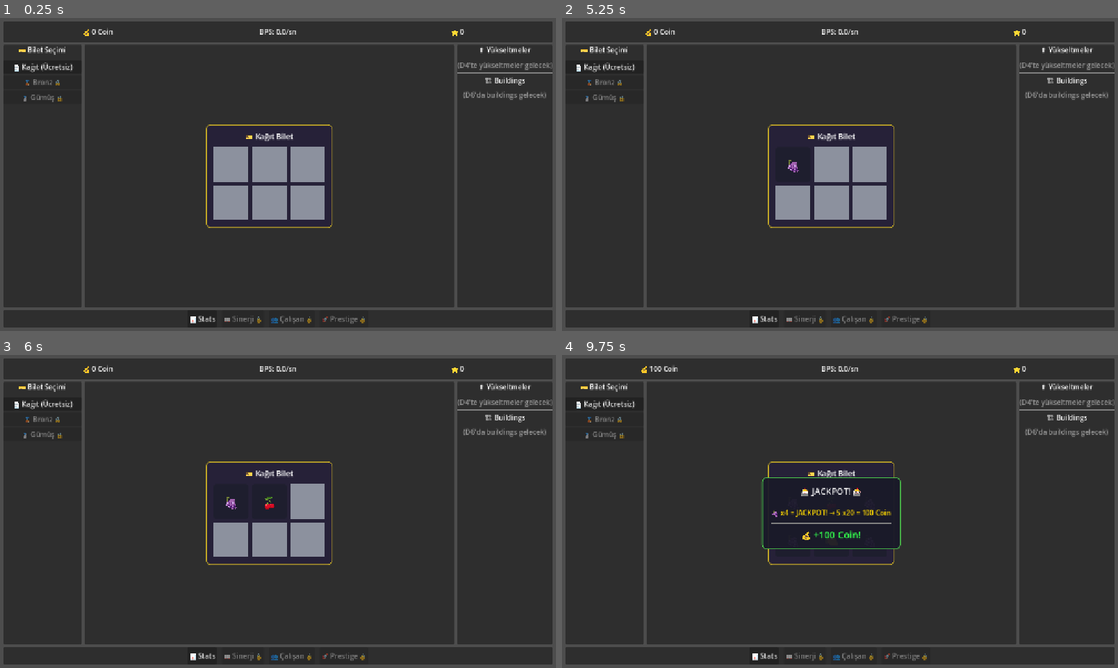
Above: before the commit, frames 1-4 (two rows, left to right).
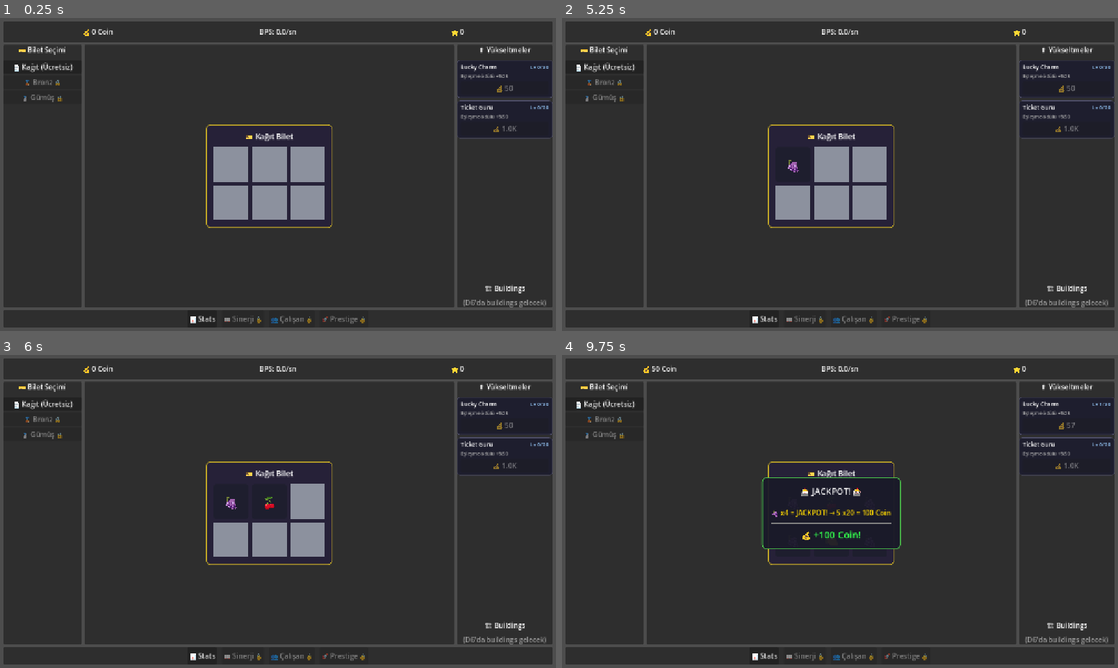
Above: after the commit, the same moments.

Repository: BYGGOLDENSTONE/scratch-and-rise
Game: Godot game, scene res://scenes/main/Main.tscn
The game is run twice, just before and just after one commit, with the same random seed, the same clock (stepped at 60 frames per second) and the same inputs.
Inputs (mouse positions are in pixels of both pictures, inside the frame that each line leads up to):
- Up to frame 1 (0.25 s): no input
- Up to frame 2 (5.25 s): click "📄 Kağıt (Ücretsiz)" at 0.5 s; click "📊 Stats" at 1.25 s; click "📄 Kağıt (Ücretsiz)" at 2 s; click "📊 Stats" at 2.75 s; click "📄 Kağıt (Ücretsiz)" at 3.5 s; click "📊 Stats" at 4.25 s; tap Enter at 5 s; drag from (795, 165) to (895, 105) at 5.02 s
- Up to frame 3 (6 s): tap Space at 5.75 s; drag from (266, 502) to (250, 574) at 5.77 s
- Up to frame 4 (9.75 s): tap Enter at 6.5, 8 s; move the mouse to (867, 502) at 6.52 s; click (867, 502) at 6.67 s; tap Space at 7.25, 8.75 s; drag from (795, 539) to (673, 464) at 7.27 s; drag from (828, 539) to (867, 511) at 8.02 s; drag from (867, 539) to (756, 433) at 8.77 s; click (1067, 423) at 9.5 s, where only the run after the commit has a clickable "💰 50"

The runs differ from the first frame. In frame 1, 1.3% of the frame differs, in the area x 82-100%, y 13-93%; in frame 2, 1.3%; in frame 3, 1.3%; in frame 4, 1.4%, in the area x 14-100%, y 3-93%.

Commit message:
[D4] Yükseltme sistemi: Lucky Charm & Ticket Guru, bonus çarpanı
- UpgradeData: yükseltme verileri (scratch devre dışı, sadece match bonusları aktif)
- UpgradeButton component: seviye/maliyet gösterimi, satın alma, coin kontrolü
- GameState: match_bonus_pct, recalculate_upgrades() eklendi
- Eşleşme sonucunda bonus çarpanı uygulanıyor (⬆ Bonus satırı)
- Sağ panel: ScrollContainer + dinamik yükseltme kartları
- Save/Load yükseltme seviyelerini koruyor

Co-Authored-By: Claude Opus 4.6 <noreply@anthropic.com>

Diff:
--- a/scenes/main/Main.tscn
+++ b/scenes/main/Main.tscn
@@ -130,11 +130,16 @@
 [node name="Sep" type="HSeparator" parent="UILayer/UIRoot/VBox/ContentArea/RightPanel/VBox"]
 layout_mode = 2
 
-[node name="UpgradePlaceholder" type="Label" parent="UILayer/UIRoot/VBox/ContentArea/RightPanel/VBox"]
+[node name="UpgradeScroll" type="ScrollContainer" parent="UILayer/UIRoot/VBox/ContentArea/RightPanel/VBox"]
+unique_name_in_owner = true
 layout_mode = 2
-text = "(D4'te yükseltmeler gelecek)"
-horizontal_alignment = 1
-modulate = Color(1, 1, 1, 0.5)
+size_flags_vertical = 3
+
+[node name="UpgradeList" type="VBoxContainer" parent="UILayer/UIRoot/VBox/ContentArea/RightPanel/VBox/UpgradeScroll"]
+unique_name_in_owner = true
+layout_mode = 2
+size_flags_horizontal = 3
+theme_override_constants/separation = 6
 
 [node name="Sep2" type="HSeparator" parent="UILayer/UIRoot/VBox/ContentArea/RightPanel/VBox"]
 layout_mode = 2
--- /dev/null
+++ b/scenes/ui/UpgradeButton.tscn
@@ -0,0 +1,52 @@
+[gd_scene load_steps=3 format=3]
+
+[ext_resource type="Script" path="res://scripts/ui/upgrade_button.gd" id="1"]
+
+[sub_resource type="StyleBoxFlat" id="upgrade_bg"]
+bg_color = Color(0.12, 0.12, 0.18, 1)
+border_width_left = 1
+border_width_top = 1
+border_width_right = 1
+border_width_bottom = 1
+border_color = Color(0.3, 0.3, 0.4, 1)
+corner_radius_top_left = 6
+corner_radius_top_right = 6
+corner_radius_bottom_right = 6
+corner_radius_bottom_left = 6
+
+[node name="UpgradeButton" type="PanelContainer"]
+script = ExtResource("1")
+theme_override_styles/panel = SubResource("upgrade_bg")
+
+[node name="Margin" type="MarginContainer" parent="."]
+layout_mode = 2
+theme_override_constants/margin_left = 8
+theme_override_constants/margin_top = 6
+theme_override_constants/margin_right = 8
+theme_override_constants/margin_bottom = 6
+
+[node name="VBox" type="VBoxContainer" parent="Margin"]
+layout_mode = 2
+theme_override_constants/separation = 4
+
+[node name="Header" type="HBoxContainer" parent="Margin/VBox"]
+layout_mode = 2
+
+[node name="NameLabel" type="Label" parent="Margin/VBox/Header"]
+layout_mode = 2
+size_flags_horizontal = 3
+theme_override_font_sizes/font_size = 13
+
+[node name="LevelLabel" type="Label" parent="Margin/VBox/Header"]
+layout_mode = 2
+theme_override_font_sizes/font_size = 12
+theme_override_colors/font_color = Color(0.6, 0.8, 1, 1)
+
+[node name="DescLabel" type="Label" parent="Margin/VBox"]
+layout_mode = 2
+theme_override_font_sizes/font_size = 11
+theme_override_colors/font_color = Color(0.7, 0.7, 0.7, 1)
+
+[node name="BuyBtn" type="Button" parent="Margin/VBox"]
+layout_mode = 2
+custom_minimum_size = Vector2(0, 28)
--- a/scripts/autoload/game_state.gd
+++ b/scripts/autoload/game_state.gd
@@ -17,7 +17,10 @@
 var total_coins_earned: int = 0
 
 # --- Kazıma ---
-var scratch_power: int = 1  # Tıklama başına kazınan alan sayısı
+var scratch_power: int = 1  # Tıklama başına kazınan alan sayısı (hesaplanmış)
+
+# --- Yükseltme Bonusları (hesaplanmış) ---
+var match_bonus_pct: float = 0.0  # Eşleşme ödülü bonus yüzdesi
 
 # --- Bilet ---
 var current_ticket_type: String = "paper":
@@ -71,6 +74,23 @@
 	return int(base_cost * pow(1.15, level))
 
 
+## Yükseltme etkilerini yeniden hesapla. Her upgrade alımı sonrası çağrılır.
+func recalculate_upgrades() -> void:
+	var UD = preload("res://scripts/systems/upgrade_data.gd")
+	scratch_power = 1
+	match_bonus_pct = 0.0
+	for upgrade_id in upgrades:
+		var data: Dictionary = UD.UPGRADES.get(upgrade_id, {})
+		if data.is_empty():
+			continue
+		var level: int = upgrades[upgrade_id]
+		match data["effect_type"]:
+			"scratch_power":
+				scratch_power += data["effect_per_level"] * level
+			"match_bonus_pct":
+				match_bonus_pct += data["effect_per_level"] * level
+
+
 ## Büyük sayıları okunabilir formata çevir
 func format_number(n: int) -> String:
 	if n < 1_000:
--- a/scripts/autoload/save_manager.gd
+++ b/scripts/autoload/save_manager.gd
@@ -71,6 +71,7 @@
 	GameState.buildings = data.get("buildings", {})
 	GameState.total_tickets_scratched = int(data.get("total_tickets_scratched", 0))
 	GameState.total_matches = int(data.get("total_matches", 0))
+	GameState.recalculate_upgrades()
 	print("[SaveManager] Game loaded from ", path)
 	return true
 
--- a/scripts/main.gd
+++ b/scripts/main.gd
@@ -3,9 +3,11 @@
 ## Ana sahne: bilet → kazıma → eşleşme → coin → yeni bilet döngüsü.
 
 const MS = preload("res://scripts/systems/match_system.gd")
+const UD = preload("res://scripts/systems/upgrade_data.gd")
 
 var _ticket_scene := preload("res://scenes/ticket/Ticket.tscn")
 var _result_scene := preload("res://scenes/ui/MatchResult.tscn")
+var _upgrade_btn_scene := preload("res://scenes/ui/UpgradeButton.tscn")
 var _current_ticket: PanelContainer
 var _current_result: PanelContainer
 
@@ -13,6 +15,7 @@
 @onready var bps_label: Label = %BPSLabel
 @onready var stars_label: Label = %StarsLabel
 @onready var ticket_container: CenterContainer = %TicketContainer
+@onready var upgrade_list: VBoxContainer = %UpgradeList
 
 
 func _ready() -> void:
@@ -20,12 +23,14 @@
 	GameState.bps_changed.connect(_on_bps_changed)
 	SaveManager.load_game()
 	_update_all_ui()
+	_build_upgrade_panel()
 	_spawn_new_ticket()
 	print("[Main] Ready")
 
 
+# --- Bilet ---
+
 func _spawn_new_ticket() -> void:
-	# Eski bilet ve sonucu temizle
 	if _current_ticket:
 		_current_ticket.queue_free()
 		_current_ticket = null
@@ -40,16 +45,24 @@
 
 
 func _on_ticket_completed(symbols: Array) -> void:
-	# Eşleşme kontrolü
 	var result := MS.evaluate(symbols, GameState.current_ticket_type)
 
-	# Coin kazandır
+	# Yükseltme bonusu uygula
+	var bonus_mult := 1.0 + GameState.match_bonus_pct / 100.0
+	if bonus_mult > 1.0:
+		var original: int = result["total"]
+		result["total"] = int(result["total"] * bonus_mult)
+		result["lines"].append({
+			"text": "⬆ Bonus: x%.2f → +%d" % [bonus_mult, result["total"] - original],
+			"type": "bonus",
+		})
+
 	GameState.add_coins(result["total"])
-	GameState.total_matches += 1 if not result["lines"][0]["type"] == "consolation" else 0
+	if result["lines"].size() > 0 and result["lines"][0]["type"] != "consolation":
+		GameState.total_matches += 1
 
-	print("[Main] Match result: %d coin (jackpot=%s)" % [result["total"], result["is_jackpot"]])
+	print("[Main] Match: %d coin (jackpot=%s)" % [result["total"], result["is_jackpot"]])
 
-	# Sonuç popup'ı göster
 	_current_result = _result_scene.instantiate()
 	ticket_container.add_child(_current_result)
 	_current_result.setup(result)
@@ -58,6 +71,15 @@
 
 func _on_result_dismissed() -> void:
 	_spawn_new_ticket()
+
+
+# --- Yükseltmeler ---
+
+func _build_upgrade_panel() -> void:
+	for upgrade_id in UD.UPGRADE_ORDER:
+		var btn := _upgrade_btn_scene.instantiate()
+		upgrade_list.add_child(btn)
+		btn.setup(upgrade_id)
 
 
 # --- UI ---
--- /dev/null
+++ b/scripts/systems/upgrade_data.gd
@@ -0,0 +1,51 @@
+class_name UpgradeData
+
+## Yükseltme verileri. Preload ile erişilir.
+## Maliyet: baz * 1.15 ^ seviye
+
+const UPGRADES := {
+	"paper_hands": {
+		"name": "Paper Hands",
+		"base_cost": 15,
+		"max_level": 25,
+		"category": "scratch",
+		"effect_type": "scratch_power",
+		"effect_per_level": 1,
+		"description": "+1 alan/tık",
+		"flavor": "Herkes bir yerden başlar",
+	},
+	"wider_strokes": {
+		"name": "Wider Strokes",
+		"base_cost": 500,
+		"max_level": 15,
+		"category": "scratch",
+		"effect_type": "scratch_power",
+		"effect_per_level": 2,
+		"description": "+2 alan/tık",
+		"flavor": "Büyük düşün, geniş kazı",
+	},
+	"lucky_charm": {
+		"name": "Lucky Charm",
+		"base_cost": 50,
+		"max_level": 30,
+		"category": "match",
+		"effect_type": "match_bonus_pct",
+		"effect_per_level": 25,
+		"description": "Eşleşme ödülü +%25",
+		"flavor": "Şans cesurları sever",
+	},
+	"ticket_guru": {
+		"name": "Ticket Guru",
+		"base_cost": 1000,
+		"max_level": 20,
+		"category": "match",
+		"effect_type": "match_bonus_pct",
+		"effect_per_level": 50,
+		"description": "Eşleşme ödülü +%50",
+		"flavor": "Bu işin uzmanıyız",
+	},
+}
+
+## Yükseltme sırası (UI'da bu sırayla gösterilir)
+## Kazıma yükseltmeleri (paper_hands, wider_strokes) büyük biletler açılınca eklenecek
+const UPGRADE_ORDER := ["lucky_charm", "ticket_guru"]
--- /dev/null
+++ b/scripts/ui/upgrade_button.gd
@@ -0,0 +1,49 @@
+extends PanelContainer
+
+## Tek bir yükseltme kartı. Satın alma, seviye gösterimi, maliyet kontrolü.
+
+const UD = preload("res://scripts/systems/upgrade_data.gd")
+
+var _upgrade_id: String
+var _data: Dictionary
+
+@onready var _name_label: Label = $Margin/VBox/Header/NameLabel
+@onready var _level_label: Label = $Margin/VBox/Header/LevelLabel
+@onready var _desc_label: Label = $Margin/VBox/DescLabel
+@onready var _buy_btn: Button = $Margin/VBox/BuyBtn
+
+
+func setup(upgrade_id: String) -> void:
+	_upgrade_id = upgrade_id
+	_data = UD.UPGRADES[upgrade_id]
+	_name_label.text = _data["name"]
+	_desc_label.text = _data["description"]
+	_buy_btn.pressed.connect(_on_buy)
+	GameState.coins_changed.connect(_refresh)
+	_refresh(GameState.coins)
+
+
+func _refresh(_coins: int = 0) -> void:
+	var level := GameState.get_upgrade_level(_upgrade_id)
+	var max_level: int = _data["max_level"]
+	_level_label.text = "Lv %d/%d" % [level, max_level]
+
+	if level >= max_level:
+		_buy_btn.text = "MAX ✔"
+		_buy_btn.disabled = true
+	else:
+		var cost := GameState.calc_cost(_data["base_cost"], level)
+		_buy_btn.text = "💰 %s" % GameState.format_number(cost)
+		_buy_btn.disabled = GameState.coins < cost
+
+
+func _on_buy() -> void:
+	var level := GameState.get_upgrade_level(_upgrade_id)
+	if level >= _data["max_level"]:
+		return
+	var cost := GameState.calc_cost(_data["base_cost"], level)
+	if GameState.spend_coins(cost):
+		GameState.upgrades[_upgrade_id] = level + 1
+		GameState.recalculate_upgrades()
+		_refresh()
+		print("[Upgrade] %s → Lv %d" % [_data["name"], level + 1])
Not shown, changed: CLAUDE.md
